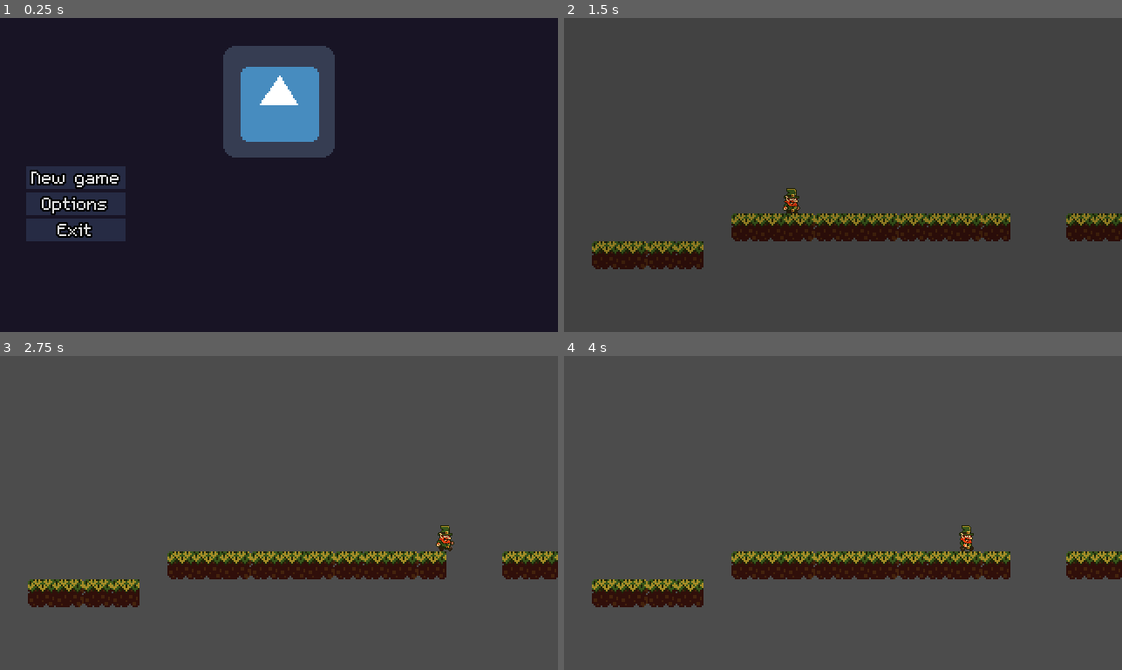
Above: before the commit, frames 1-4 (two rows, left to right).
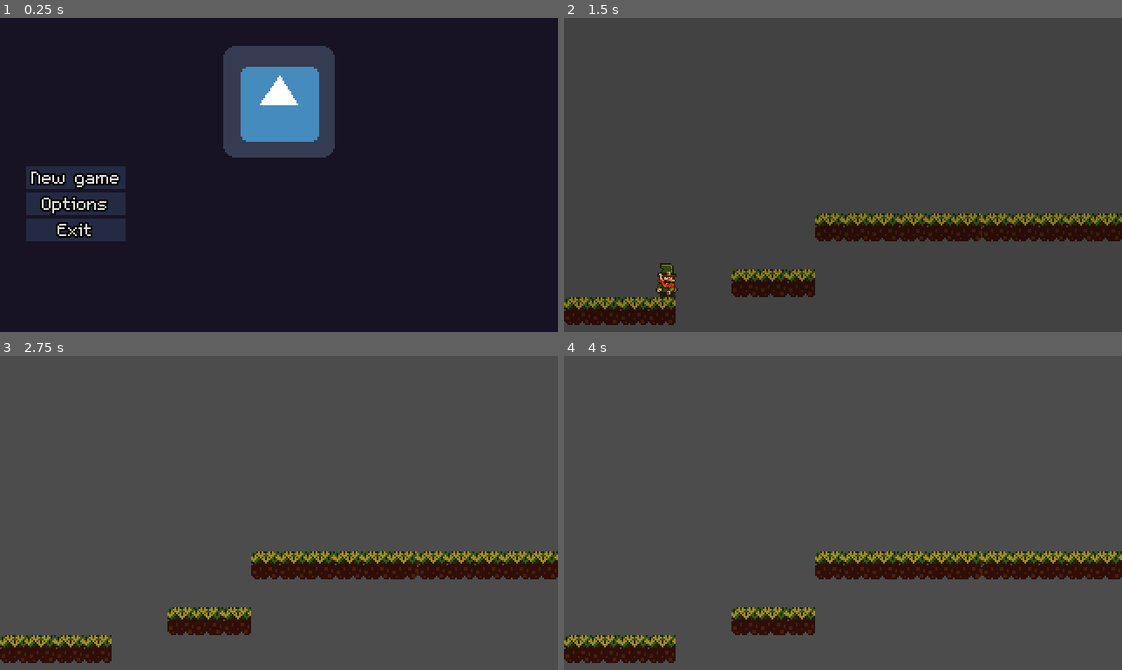
Above: after the commit, the same moments.

Repository: blabtonic/Tipperary-Climber
Game: Godot game, scene res://Game/Game.tscn
The game is run twice, just before and just after one commit, with the same random seed, the same clock (stepped at 60 frames per second) and the same inputs. The engine's default icon, where the game draws it, is replaced by a stand-in: a white triangle on a blue panel in a dark square.
Inputs:
- Up to frame 1 (0.25 s): no input
- Up to frame 2 (1.5 s): click "New game" at 0.5 s; tap Enter at 1.25 s; hold Right (ui_right) from 1.28 s (still down); tap Space (Jump) at 1.35 s
- Up to frame 3 (2.75 s): keep holding Right (ui_right); tap Space (Jump) at 1.52, 1.82, 2.1, 2.27, 2.57 s
- Up to frame 4 (4 s): release Right (ui_right) at 2.78 s; hold Left (ui_left) 2.78-3.53 s; tap Space (Jump) at 2.85, 3.6, 3.77 s; hold Right (ui_right) from 3.53 s (still down)

The runs differ from the first frame. In frame 2, 7.5% of the frame differs, in the area x 0-90%, y 54-98%; in frame 3, 7.2%; in frame 4, 7.2%.

Commit message:
creating smooth movement added friction boolean

Diff:
--- a/Levels/LevelScene.tscn
+++ b/Levels/LevelScene.tscn
@@ -8,16 +8,16 @@
 [ext_resource path="res://Assets/Player/Lucky/0_run.png" type="Texture" id=7]
 [ext_resource path="res://Assets/Player/Lucky/1_idle.png" type="Texture" id=9]
 
-[sub_resource type="SpriteFrames" id=2]
+[sub_resource type="SpriteFrames" id=1]
 animations = [ {
+"frames": [ ExtResource( 9 ), ExtResource( 7 ), ExtResource( 9 ), ExtResource( 5 ) ],
+"loop": true,
+"name": "Run",
+"speed": 5.0
+}, {
 "frames": [ ExtResource( 4 ) ],
 "loop": true,
 "name": "Jump",
-"speed": 5.0
-}, {
-"frames": [ ExtResource( 9 ), ExtResource( 7 ), ExtResource( 9 ), ExtResource( 5 ) ],
-"loop": true,
-"name": "Run",
 "speed": 5.0
 }, {
 "frames": [ ExtResource( 1 ) ],
@@ -26,29 +26,30 @@
 "speed": 5.0
 } ]
 
-[sub_resource type="RectangleShape2D" id=1]
-extents = Vector2( 4.79263, 7.6116 )
+[sub_resource type="RectangleShape2D" id=2]
+extents = Vector2( 4.29094, 9.66647 )
 
 [node name="World" type="Node"]
 
 [node name="Player" type="KinematicBody2D" parent="."]
-position = Vector2( 110.568, 104.145 )
+position = Vector2( 34.0723, 101.054 )
 script = ExtResource( 2 )
 __meta__ = {
 "_edit_group_": true
 }
 
 [node name="Sprite" type="AnimatedSprite" parent="Player"]
-position = Vector2( 0, 9.53674e-07 )
-scale = Vector2( 0.484354, 0.494133 )
-frames = SubResource( 2 )
+position = Vector2( 1.90261, -2.61609 )
+scale = Vector2( 0.630709, 0.657639 )
+frames = SubResource( 1 )
 animation = "Idle"
 
 [node name="CollisionShape2D" type="CollisionShape2D" parent="Player"]
-shape = SubResource( 1 )
+position = Vector2( 2.01653, -1.9888 )
+shape = SubResource( 2 )
 
 [node name="TileMap" type="TileMap" parent="."]
 tile_set = ExtResource( 3 )
 cell_size = Vector2( 16, 16 )
 format = 1
-tile_data = PoolIntArray( 458758, 0, 0, 458759, 4, 0, 458760, 3, 0, 458761, 1, 0, 458762, 4, 0, 458763, 3, 0, 458764, 2, 0, 458765, 1, 0, 458766, 3, 0, 458767, 2, 0, 458770, 2, 0, 458771, 4, 0, 524289, 2, 0, 524290, 3, 0, 524291, 0, 0, 524292, 2, 0 )
+tile_data = PoolIntArray( 458761, 2, 0, 458762, 0, 0, 458763, 4, 0, 458764, 2, 0, 458765, 1, 0, 458766, 3, 0, 458767, 2, 0, 458768, 2, 0, 458769, 2, 0, 458770, 2, 0, 458771, 4, 0, 589830, 0, 0, 589831, 4, 0, 589832, 1, 0, 655360, 0, 0, 655361, 4, 0, 655362, 1, 0, 655363, 0, 0 )
--- a/Levels/Player.gd
+++ b/Levels/Player.gd
@@ -1,34 +1,44 @@
 extends KinematicBody2D
 
 const UP = Vector2(0,-1)
-const GRAVITY = 30
-const SPEED = 120
-const JUMP_HEIGHT = -600
+const ACCLELERATION = 60
+const GRAVITY = 15
+const MAX_SPEED = 120
+const JUMP_HEIGHT = -300
 
 var motion = Vector2()
 
 
 func _physics_process(delta):
-	#Gravity
-	motion.y += 10
+	# Gravity
+	motion.y += GRAVITY
+
+	# Friction
+	var friction = false
 
 	# Player Movement
 	if Input.is_action_pressed('ui_right'):
-		motion.x = 100
+		motion.x = min(motion.x+ACCLELERATION, MAX_SPEED)
 		$Sprite.flip_h = false
 		$Sprite.play('Run')
 	elif Input.is_action_pressed('ui_left'):
-		motion.x = -100
+		motion.x = max(motion.x-ACCLELERATION, -MAX_SPEED)
 		$Sprite.flip_h = true
 		$Sprite.play('Run')
 	else:
-		motion.x = 0
 		$Sprite.play('Idle')
-	# Jump added
+		friction = true
+		motion.x = lerp(motion.x, 0, 0.2)
+
 	if is_on_floor():
 		if Input.is_action_just_pressed('ui_up'):
-			motion.y = -300
+			motion.y = JUMP_HEIGHT
+		if friction == true:
+			#Linearly interpolates between two values by a normalized value lerp()
+			motion.x = lerp(motion.x, 0, 0.2)
 	else:
 		$Sprite.play('Jump')
+		if friction == true:
+			motion.x = lerp(motion.x, 0, 0.5)
 
 	motion = move_and_slide(motion, UP)
--- a/project.godot
+++ b/project.godot
@@ -144,7 +144,6 @@
 
 [rendering]
 
-quality/driver/driver_name="GLES2"
 vram_compression/import_etc=true
 vram_compression/import_etc2=false
 environment/default_environment="res://default_env.tres"
